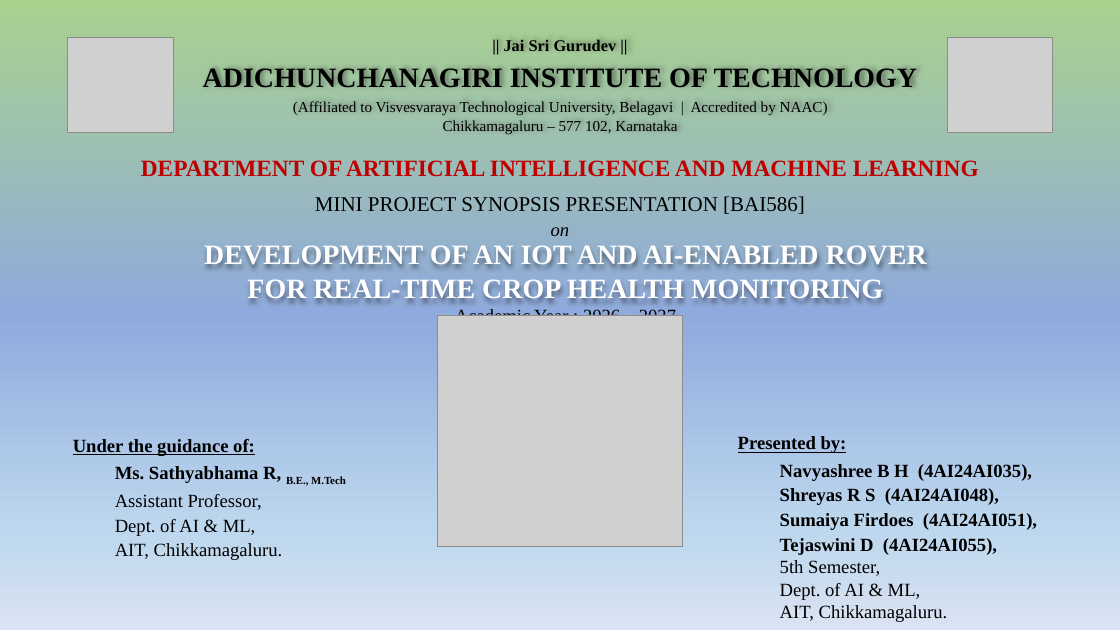
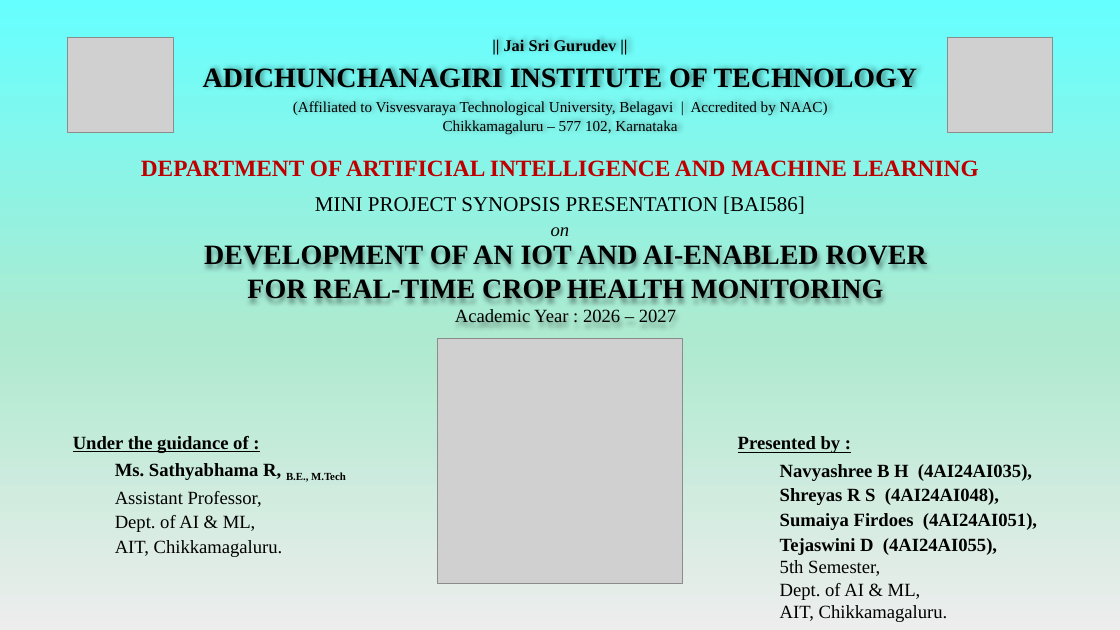
Before and after one commit to shreymusician/mini-project, a slide deck: slide 1 of presentation/Final PPT.pptx. Drawn at 1120x630 pixels with LibreOffice and Linux fonts; fonts in the diff are those of the drawing; grey boxes stand for pictures. Boxes give left, top, right and bottom in pixels: in the first picture for what was removed or moved away, otherwise in the second. Text is boxed around its words. In the diff, an @@ line names an element or a change of style, - is before the commit and + after.

```diff
--- a/presentation/Final PPT.pptx
+++ b/presentation/Final PPT.pptx
@@ background gradient #A9D18E to #8FAADC to #BDD7EE to #DAE3F3 to gradient #66FFFF to #AEEACF to #EDEDED @@
@@ text at bbox=[204, 245, 927, 299]: text colour #FFFFFF to #000000 in "DEVELOPMENT OF AN IOT AND AI-ENABLED ROVER", "FOR REAL-TIME CROP HEALTH MONITORING" @@
@@ picture: place and size @@
-picture at bbox=[438, 315, 683, 546]
+picture at bbox=[438, 339, 683, 584]
@@ text at bbox=[73, 436, 249, 453]: spaces changed @@
-Under the guidance of:
+Under the guidance of :
@@ text at bbox=[738, 436, 841, 453]: spaces changed @@
-Presented by:
+Presented by :
```
Also in this commit, not shown: 3 slides added.
